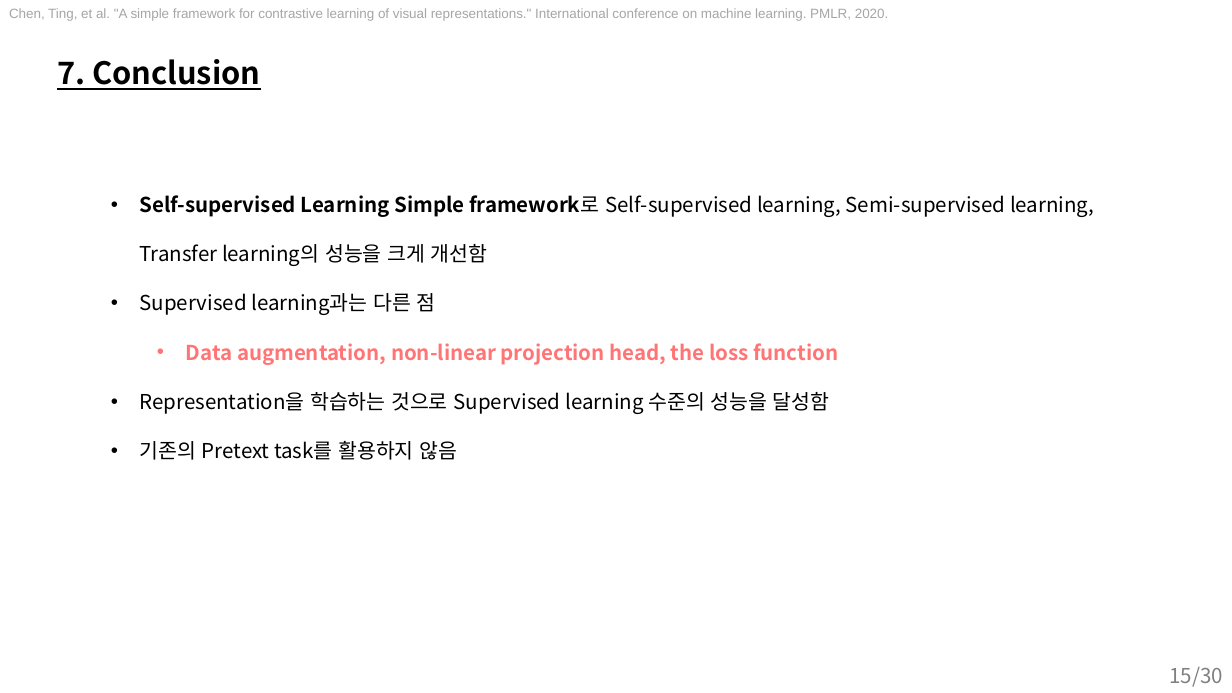
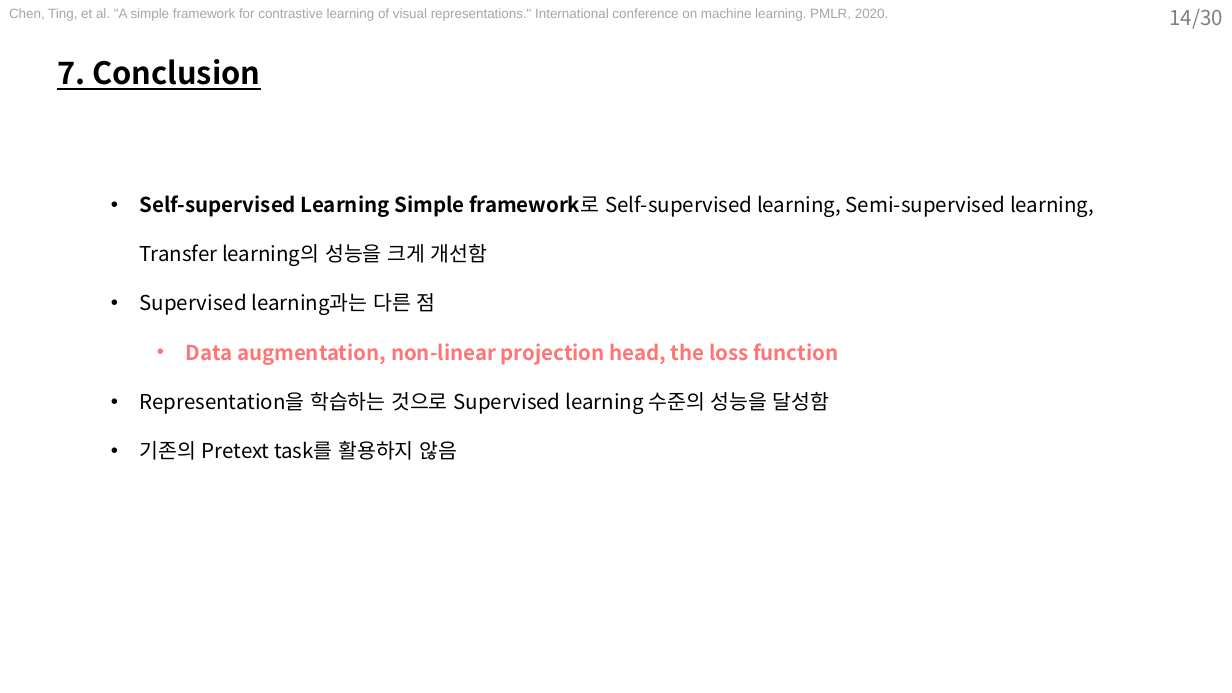
Before and after one commit to sohee98/LabSeminar, a slide deck: slide 14 of 220810_Contrastive learning/22.08.10 - Contrastive Learning.pptx (slide 15 before the commit). Drawn at 1232x693 pixels with LibreOffice and Linux fonts; fonts in the diff are those of the drawing. Boxes give left, top, right and bottom in pixels: in the first picture for what was removed or moved away, otherwise in the second. Text is boxed around its words. In the diff, an @@ line names an element or a change of style, - is before the commit and + after.

```diff
--- a/220810_Contrastive learning/22.08.10 - Contrastive Learning.pptx
+++ b/220810_Contrastive learning/22.08.10 - Contrastive Learning.pptx
@@ page number added at (x1=1169, y1=9, x2=1223, y2=29), 16 pt, text #808080 @@
+14/30
@@ page number removed at (x1=1169, y1=667, x2=1223, y2=687) @@
-15/30
```
Also in this commit, not shown: 10 other slides changed, 3 slides added, 4 slides removed.
